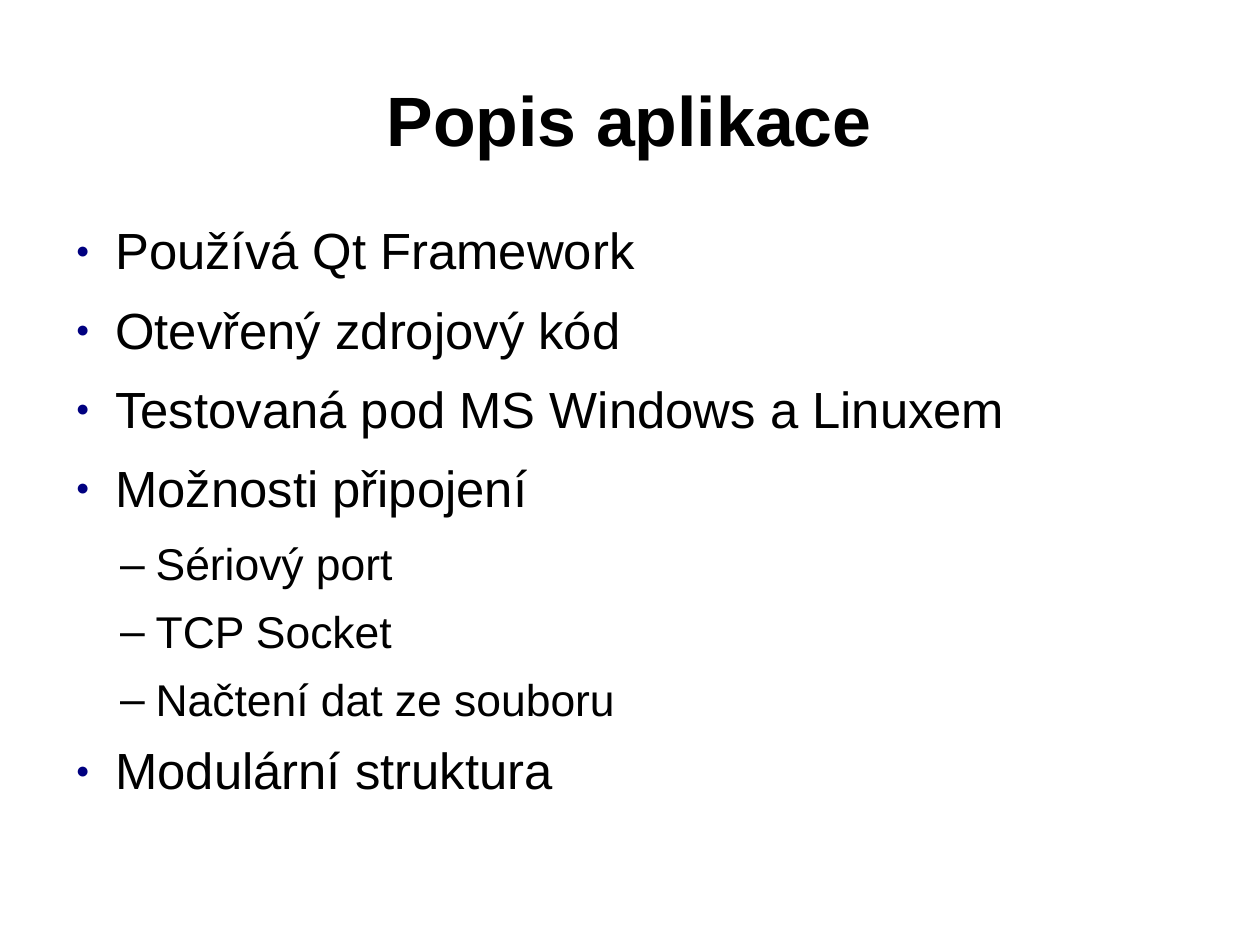
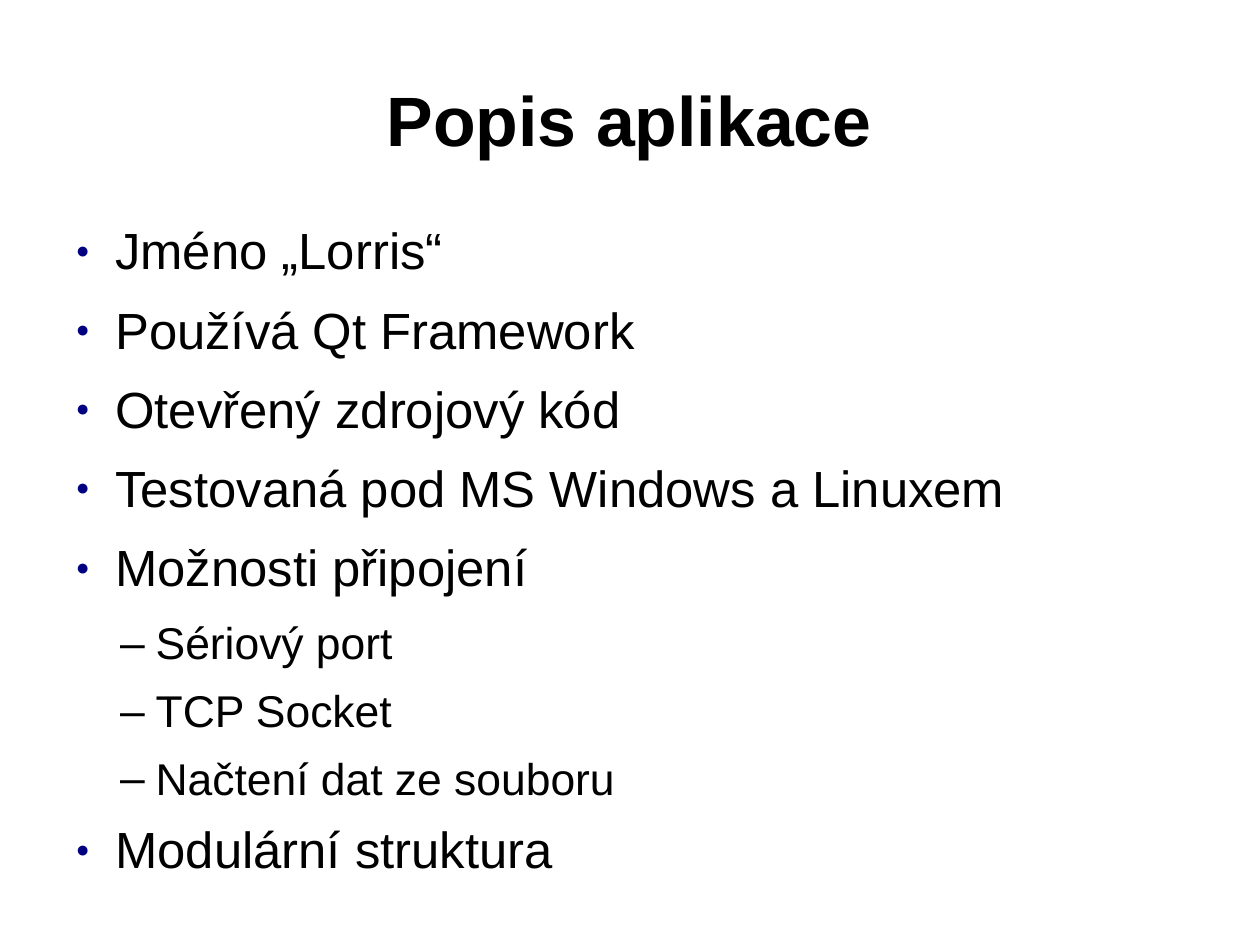
Before and after one commit to Tasssadar/soc, a slide deck: slide 4 of prezentace.odp. Drawn at 1260x945 pixels with LibreOffice and Linux fonts; fonts in the diff are those of the drawing; background and template pictures are left out. Boxes give left, top, right and bottom in pixels: in the first picture for what was removed or moved away, otherwise in the second. Text is boxed around its words. In the diff, an @@ line names an element or a change of style, - is before the commit and + after.

```diff
--- a/prezentace.odp
+++ b/prezentace.odp
@@ text at bbox=[115, 231, 443, 276]: paragraph added @@
+● Jméno „Lorris“
```
Also in this commit, not shown: 1 other slide changed, 2 slides added, 5 other files.
